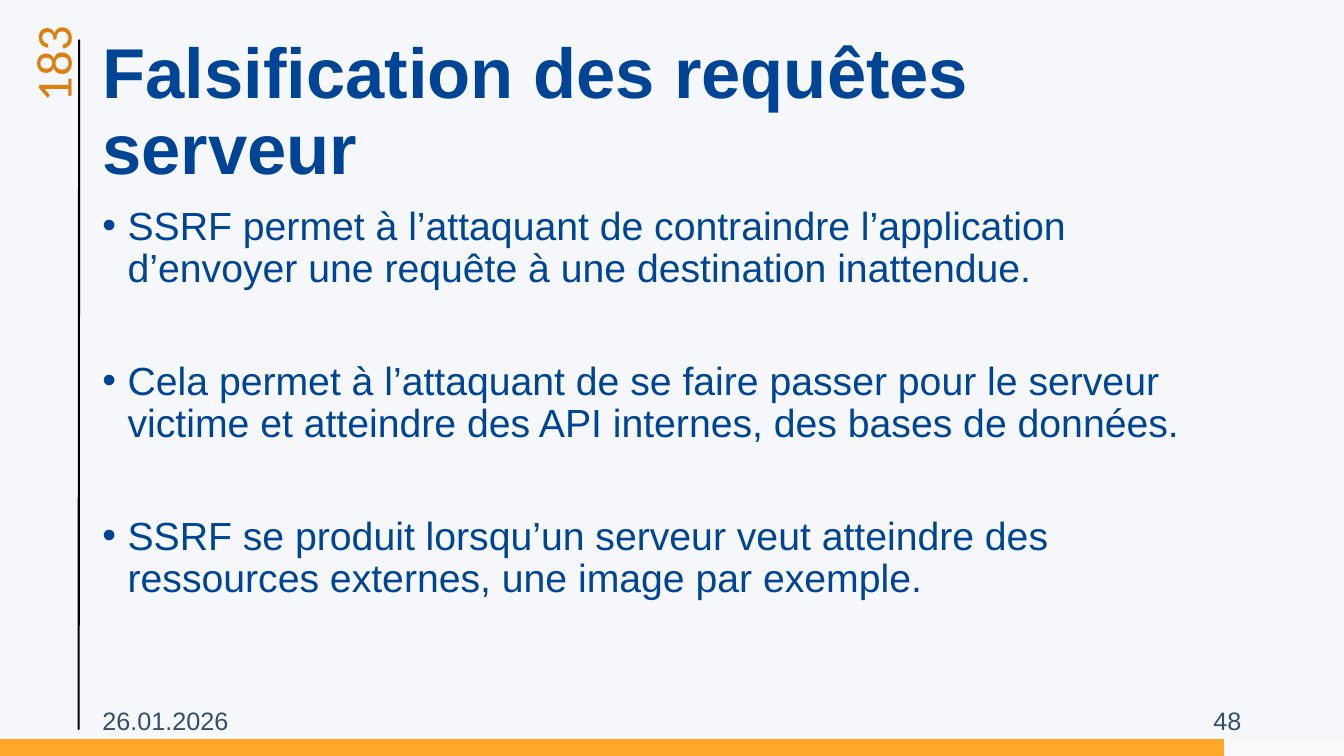
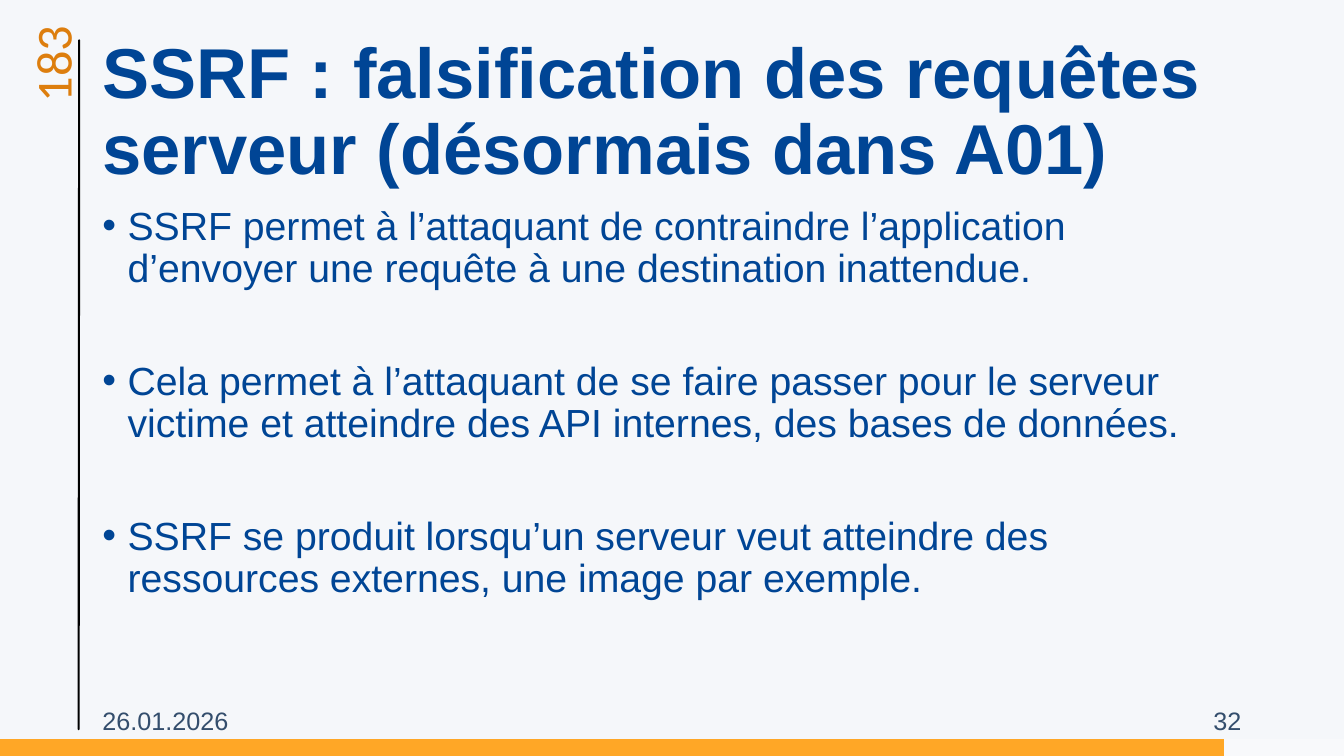
Before and after one commit to ETML-INF/183-SecuriteApplication, a slide deck: slide 32 of supports/01-Owasp.pptx (slide 48 before the commit). Drawn at 1344x756 pixels with LibreOffice and Linux fonts; fonts in the diff are those of the drawing; background and template pictures are left out. Boxes give left, top, right and bottom in pixels: in the first picture for what was removed or moved away, otherwise in the second. Text is boxed around its words. In the diff, an @@ line names an element or a change of style, - is before the commit and + after.

```diff
--- a/supports/01-Owasp.pptx
+++ b/supports/01-Owasp.pptx
@@ title at [102, 45, 1199, 187]: text changed @@
-Falsification des requêtes serveur
+SSRF : falsification des requêtes serveur (désormais dans A01)
@@ page number at [1213, 712, 1241, 731]: text changed @@
-48
+32
```
Also in this commit, not shown: 10 other slides changed, 29 other files.
